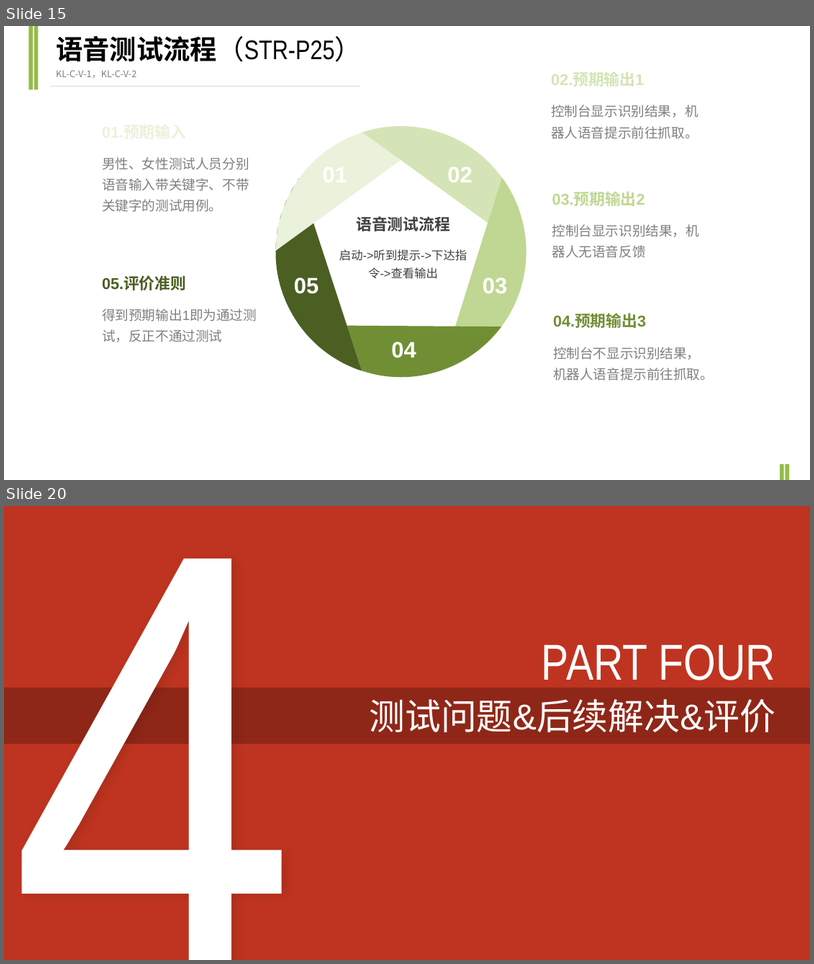
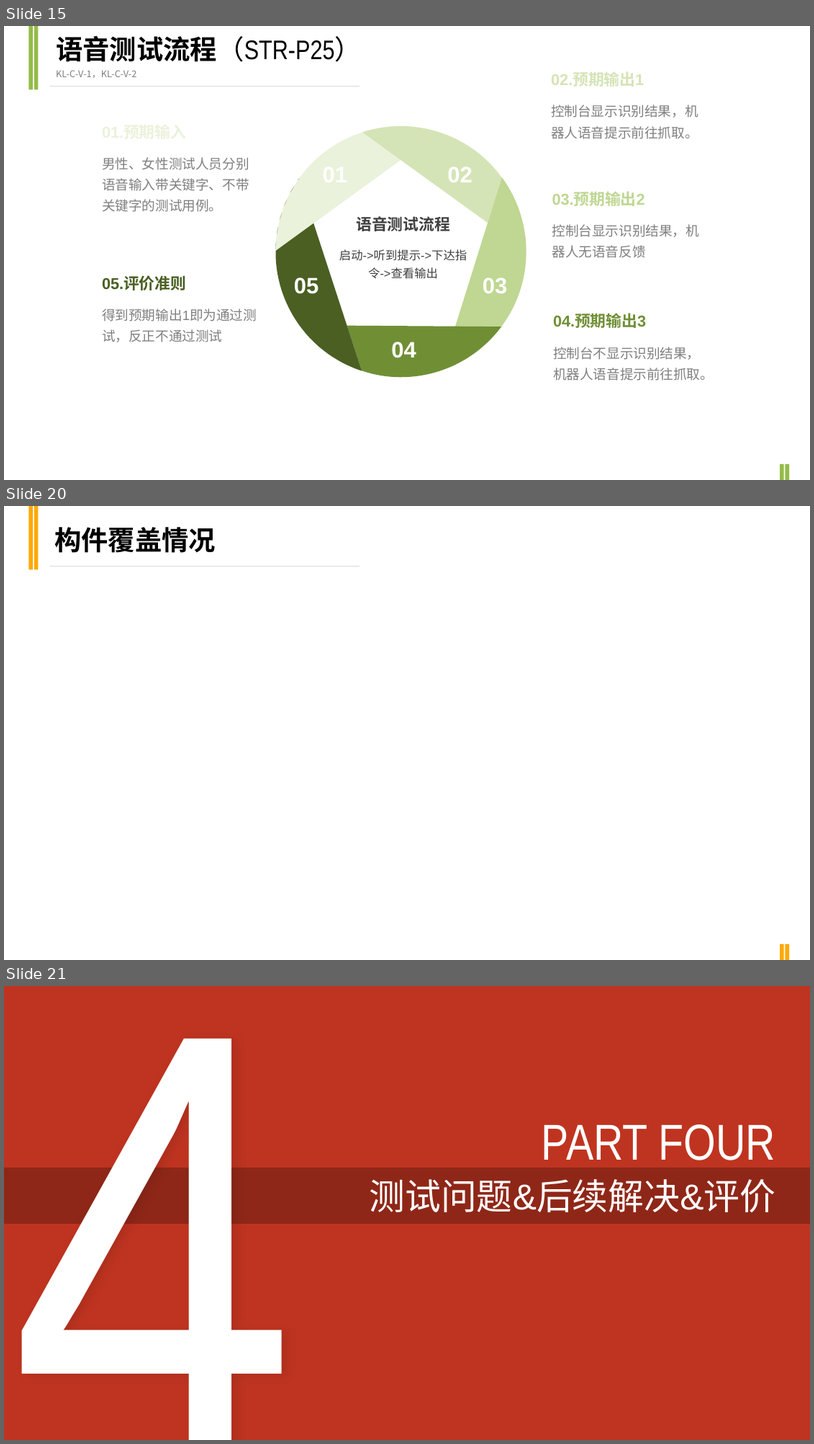
Before and after one commit to sebuaa2019/Team103, a slide deck: 答辩PPT/SE0611答辩TEAM103.pptx. Shown one above the other, each under a label of ours: slides 15 and 20 before the commit, slides 15, 20 and 21 after it; the slides between them are not shown. The pictures are 814x964 and 814x1444 pixels, drawn with LibreOffice and Linux fonts; fonts in the diff are those of the drawing. Boxes give left, top, right and bottom in pixels: in the first picture for what was removed or moved away, otherwise in the second. Text is boxed around its words. In the diff, an @@ line names an element or a change of style, - is before the commit and + after.

```diff
--- a/答辩PPT/SE0611答辩TEAM103.pptx
+++ b/答辩PPT/SE0611答辩TEAM103.pptx
@@ slide 20 added at (4, 506, 810, 960), background #FFFFFF; not listed: 1 template element that a slide beside it also shows @@
@@ rectangle added at (28, 506, 33, 569), fill #FDA907 @@
@@ rectangle added at (34, 506, 39, 569), fill #FDA907 @@
@@ text added at (54, 527, 216, 553), 32 pt, text #000000, bold @@
+构件覆盖情况
@@ rectangle added at (780, 944, 784, 960), fill #FDA907 @@
@@ rectangle added at (786, 944, 790, 960), fill #FDA907 @@
@@ what was slide 20 is now slide 21 @@
```
Also in this commit, not shown: 8 slides changed, 16 other files.
